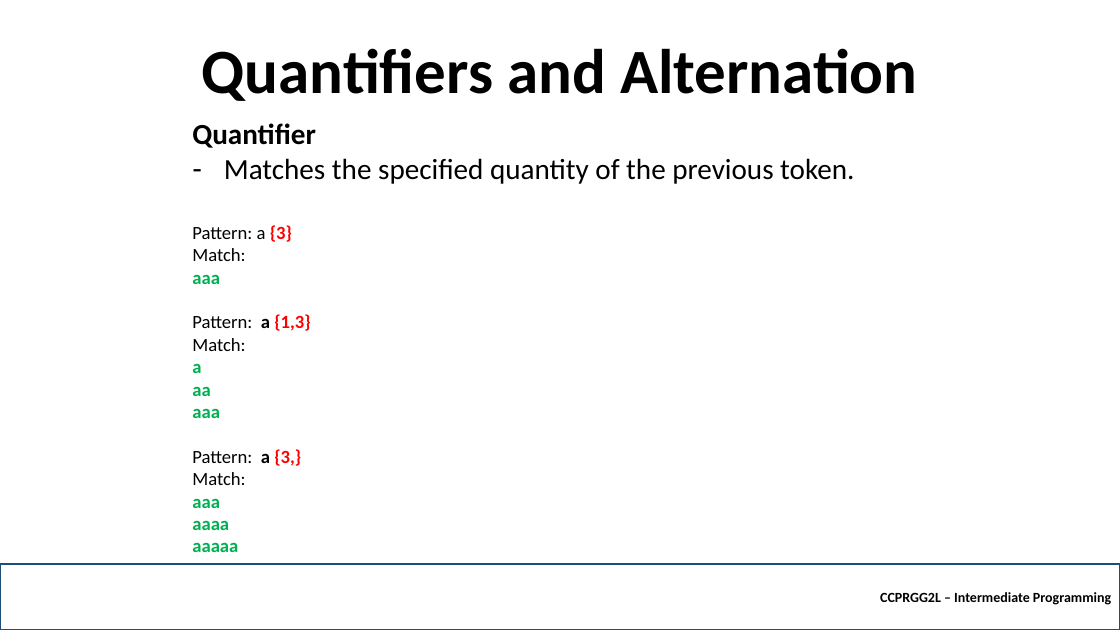
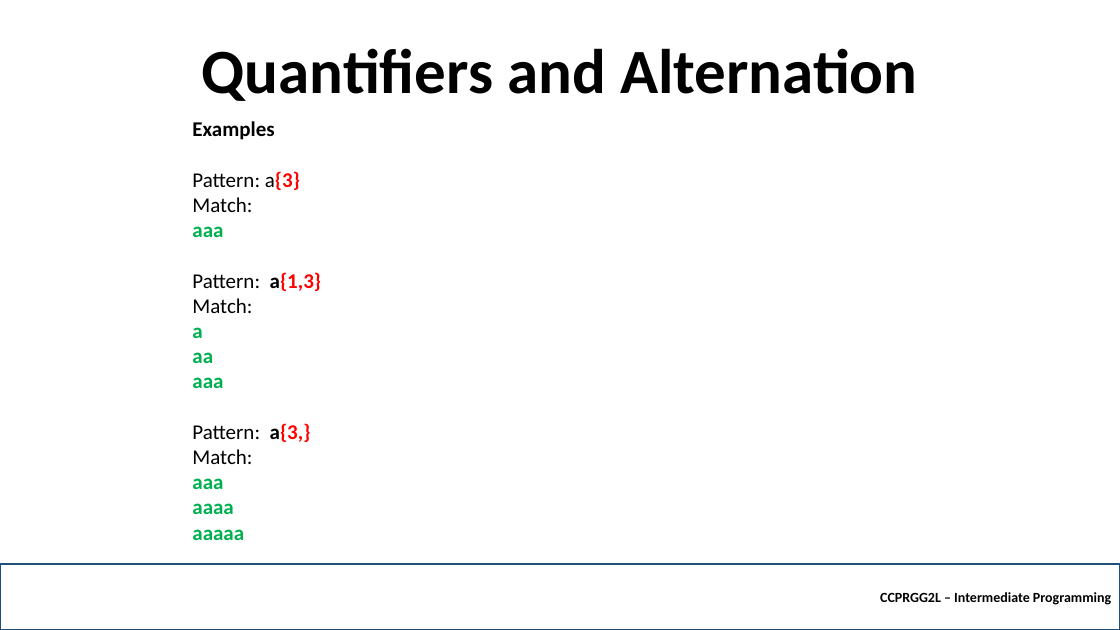
Before and after one commit to robitussin/CCPRGG2L, a slide deck: slide 22 of week_4/Regular Expressions.pptx (slide 21 before the commit). Drawn at 1120x630 pixels with LibreOffice and Linux fonts; fonts in the diff are those of the drawing; background and template pictures are left out. Boxes give left, top, right and bottom in pixels: in the first picture for what was removed or moved away, otherwise in the second. Text is boxed around its words. In the diff, an @@ line names an element or a change of style, - is before the commit and + after.

```diff
--- a/week_4/Regular Expressions.pptx
+++ b/week_4/Regular Expressions.pptx
@@ text at (192, 121, 300, 190): text changed; size 25 to 18 pt; bold on @@
-Quantifier
-– Matches the specified quantity of the previous token.
-Pattern: a {3}
+Examples
+Pattern: a{3}
@@ text at (192, 197, 252, 540): size 16 to 18 pt in "Match:", "aaa", "Match:", "a" and 6 more places @@
@@ text at (192, 272, 321, 291): text changed; size 16 to 18 pt @@
-Pattern: a {1,3}
+Pattern: a{1,3}
@@ text at (192, 423, 311, 442): text changed; size 16 to 18 pt @@
-Pattern: a {3,}
+Pattern: a{3,}
```
Also in this commit, not shown: 5 other slides changed, 13 slides added.
